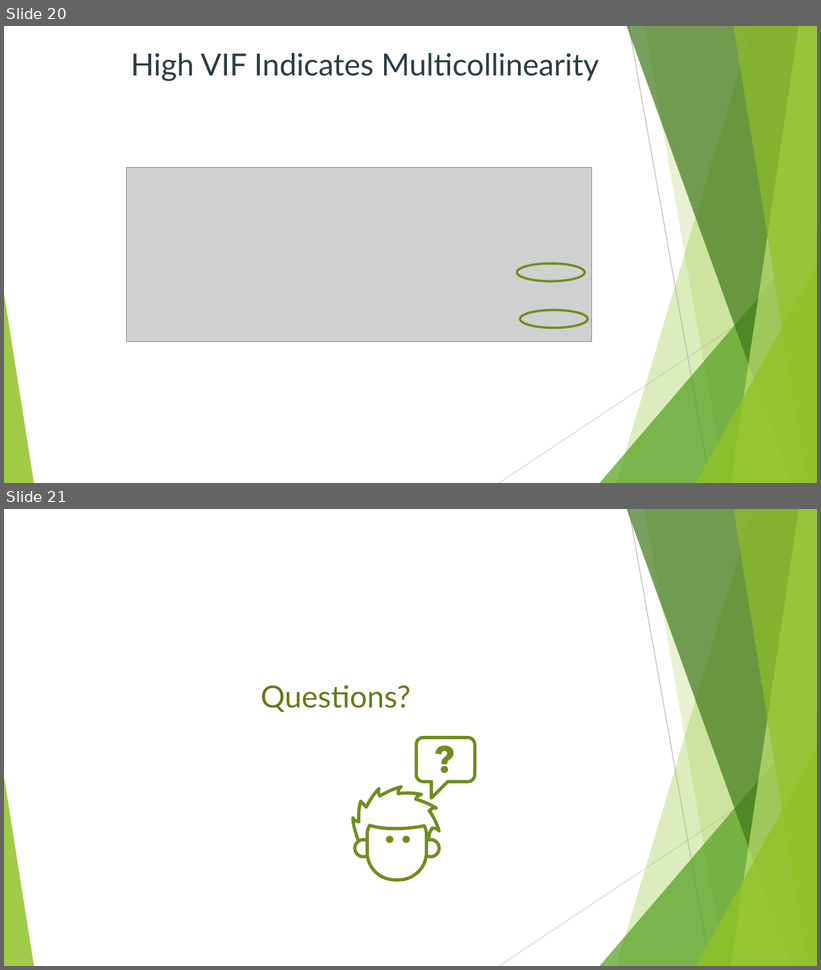
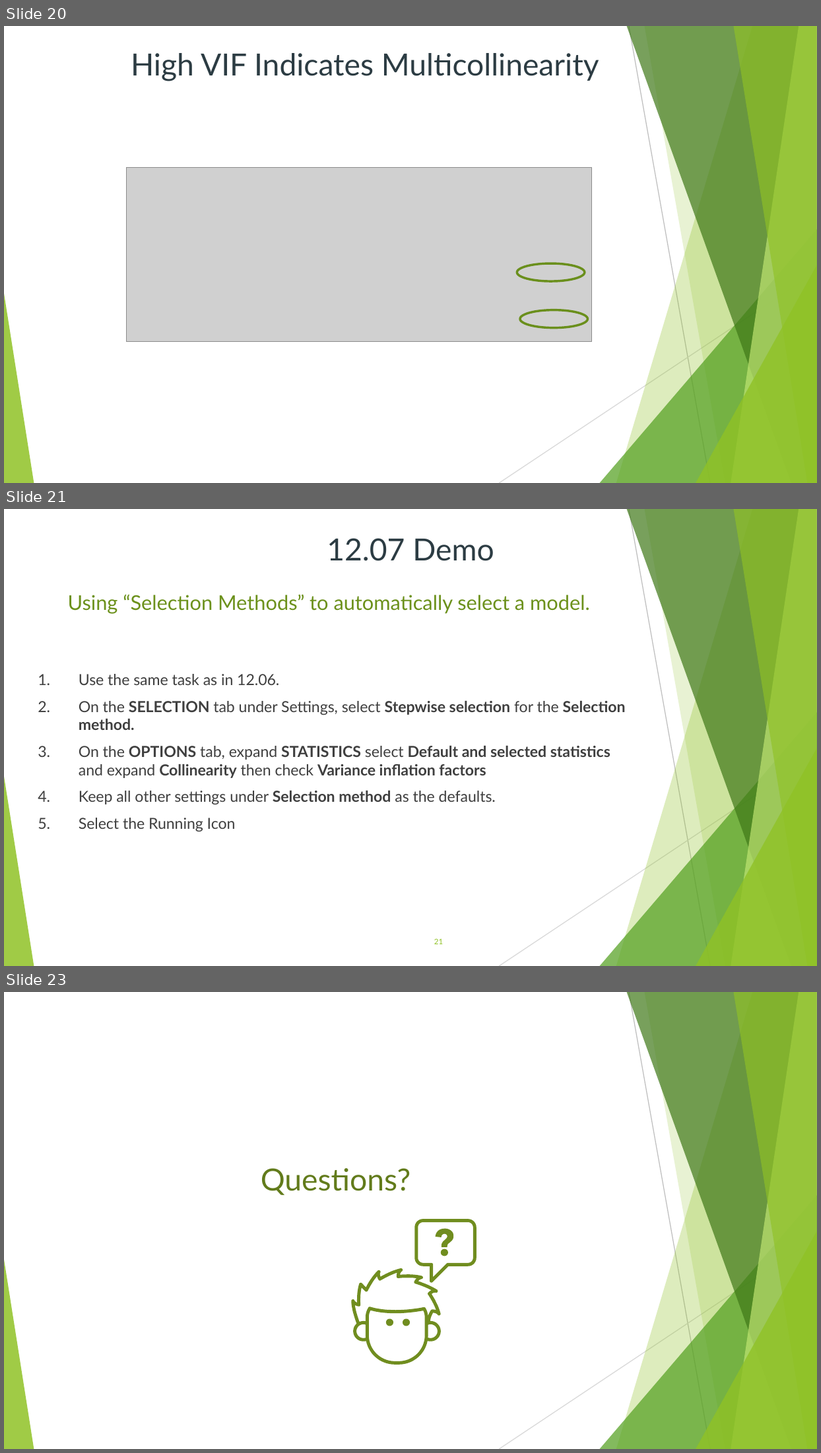
Before and after one commit to dokoch/Data_Mining_and_Analysis, a slide deck: 00_Classes/04_12_Monday/Cody_CH12.pptx. Shown one above the other, each under a label of ours: slides 20 and 21 before the commit, slides 20, 21 and 23 after it; the slides between them are not shown. The pictures are 821x970 and 821x1453 pixels, drawn with LibreOffice and Linux fonts; fonts in the diff are those of the drawing; grey boxes stand for pictures. Boxes give left, top, right and bottom in pixels: in the first picture for what was removed or moved away, otherwise in the second. Text is boxed around its words. In the diff, an @@ line names an element or a change of style, - is before the commit and + after.

```diff
--- a/00_Classes/04_12_Monday/Cody_CH12.pptx
+++ b/00_Classes/04_12_Monday/Cody_CH12.pptx
@@ slide 21 added at (4,509,817,966), background #FFFFFF; not listed: 10 template elements that a slide beside it also shows @@
@@ title added at (327,538,494,561), 27 pt, text #2C3C43 @@
+12.07 Demo
@@ text added at (68,594,590,614), 18 pt, text #6C911C @@
+Using “Selection Methods” to automatically select a model.
@@ text added at (79,674,626,832), 13.5 pt, text #3F3F3F @@
+1. Use the same task as in 12.06.
+2. On the SELECTION tab under Settings, select Stepwise selection for the Selection method.
+3. On the OPTIONS tab, expand STATISTICS select Default and selected statistics and expand Collinearity then check Variance inflation factors
+4. Keep all other settings under Selection method as the defaults.
+5. Select the Running Icon
@@ page number added at (434,939,443,945), 6.8 pt, text #90C226 @@
+21
@@ what was slide 21 is now slide 23 @@
```
Also in this commit, not shown: 1 other slide added.
